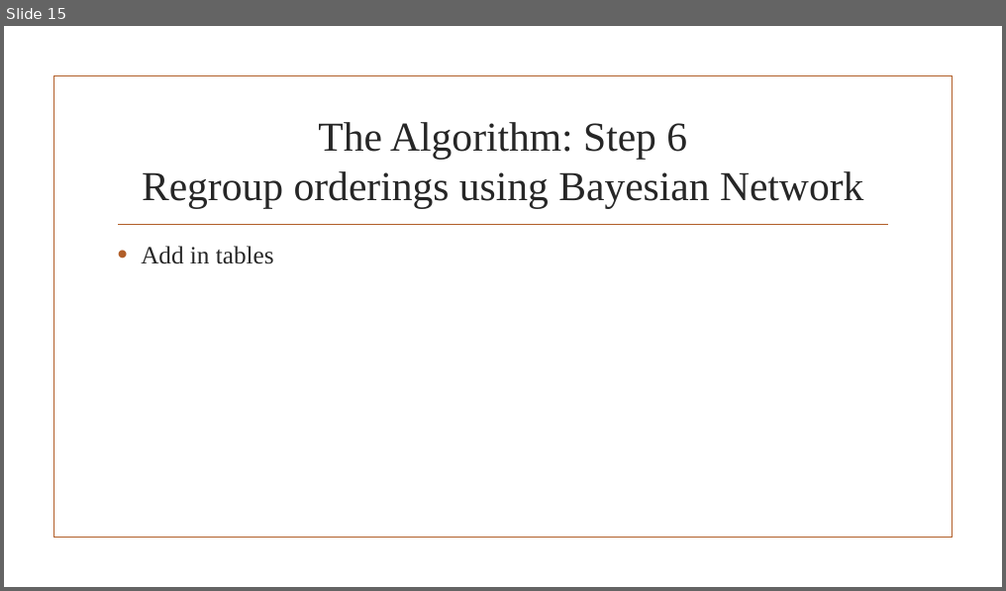
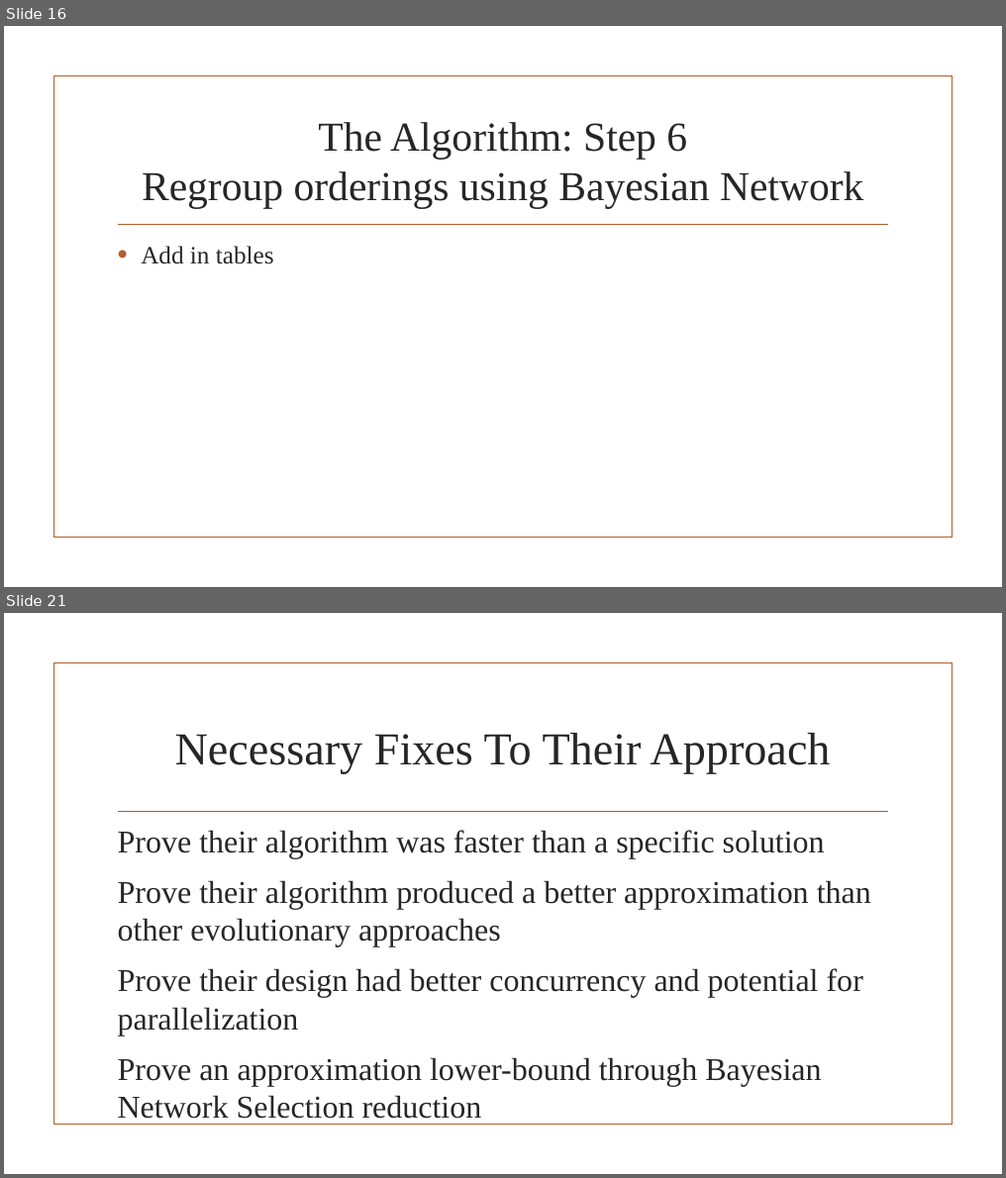
Before and after one commit to JaniR13/AdvAlgoProject, a slide deck: PowerpointSlides/The Flexible Job Shop Scheduling Algorithm.pptx. Shown one above the other, each under a label of ours: slide 15 before the commit, slides 16 and 21 after it; the slides between them are not shown. The pictures are 1006x591 and 1006x1178 pixels, drawn with LibreOffice and Linux fonts; fonts in the diff are those of the drawing; background and template pictures are left out. Boxes give left, top, right and bottom in pixels: in the first picture for what was removed or moved away, otherwise in the second. Text is boxed around its words. In the diff, an @@ line names an element or a change of style, - is before the commit and + after.

```diff
--- a/PowerpointSlides/The Flexible Job Shop Scheduling Algorithm.pptx
+++ b/PowerpointSlides/The Flexible Job Shop Scheduling Algorithm.pptx
@@ slide 21 added at <box>4,613,1002,1174</box>, background picture (left out); not listed: 2 template elements that a slide beside it also shows @@
@@ title added at <box>175,733,830,773</box>, 44 pt, text #262626 @@
+Necessary Fixes To Their Approach
@@ text added at <box>118,830,871,1086</box>, 30.5 pt, text #262626 @@
+Prove their algorithm was faster than a specific solution
+Prove their algorithm produced a better approximation than other evolutionary approaches
+Prove their design had better concurrency and potential for parallelization
+Prove an approximation lower-bound through Bayesian Network Selection reduction
@@ what was slide 15 is now slide 16 @@
```
Also in this commit, not shown: 6 slides changed, 4 other slides added, 1 other file.
